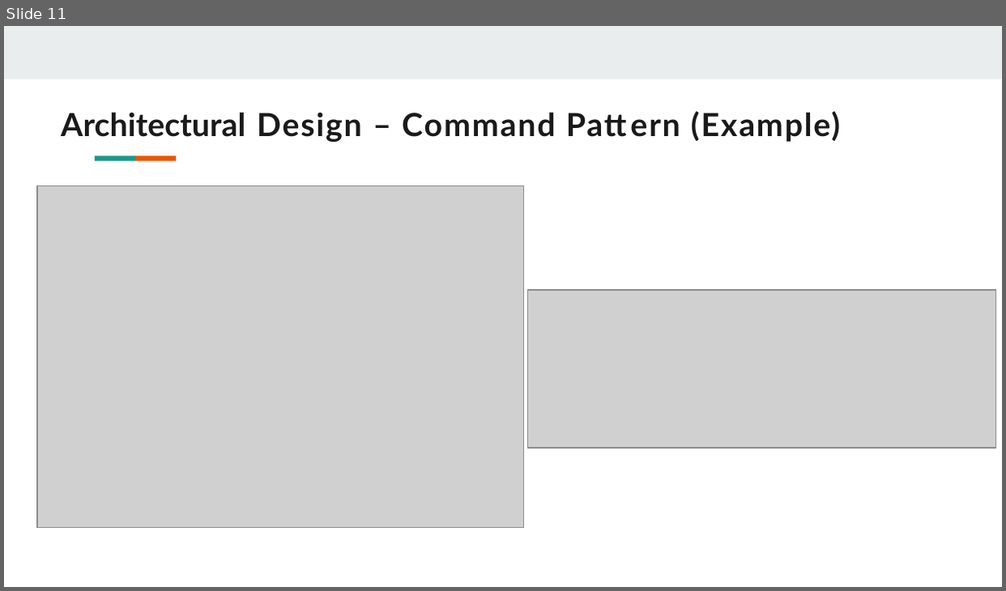
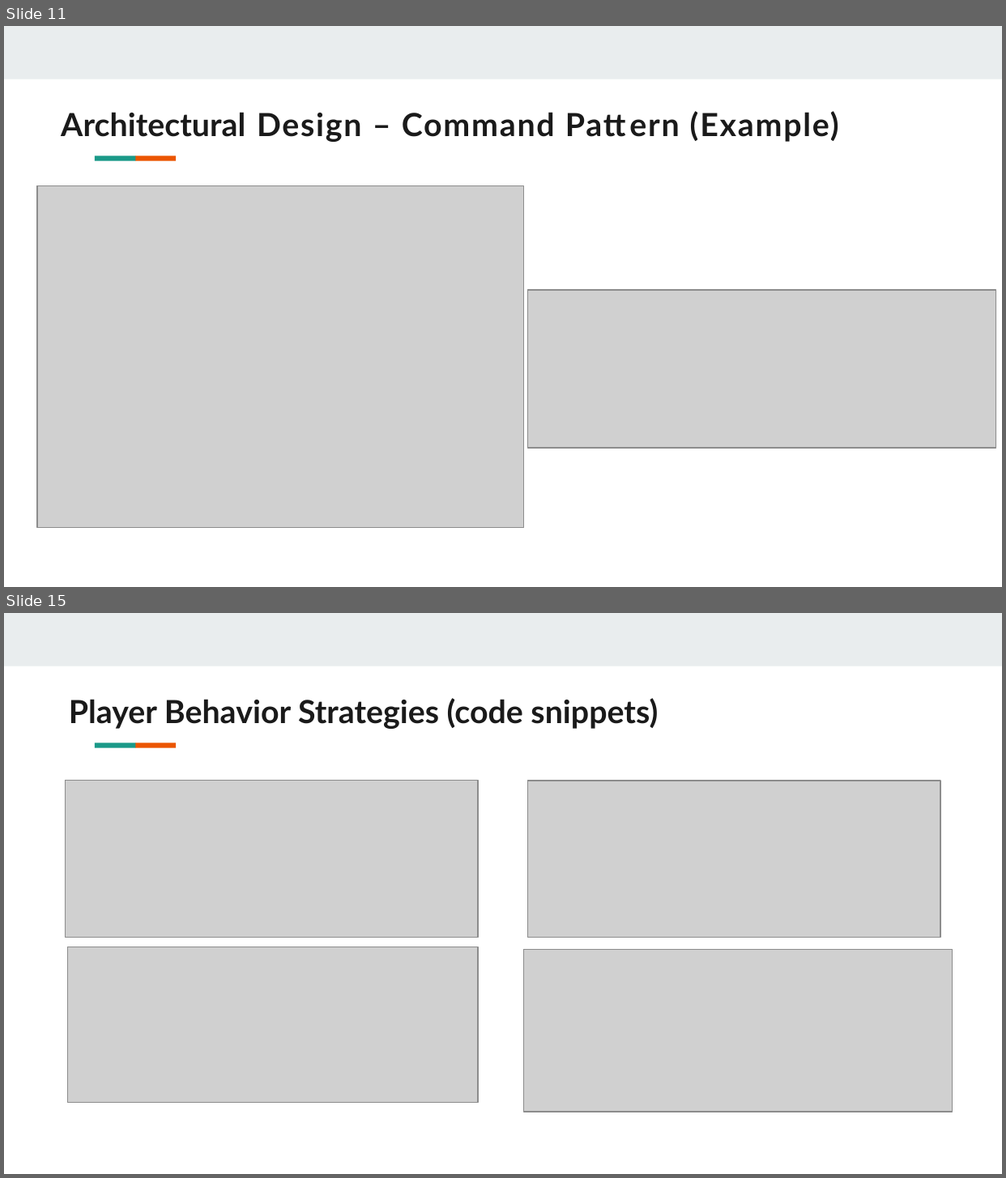
Before and after one commit to abhishekhandacse/SOEN6441-Warzone, a slide deck: documentation/Build 2/Build 2 PPT.pptx. Shown one above the other, each under a label of ours: slide 11 before the commit, slides 11 and 15 after it; the slides between them are not shown. The pictures are 1006x591 and 1006x1178 pixels, drawn with LibreOffice and Linux fonts; fonts in the diff are those of the drawing; grey boxes stand for pictures. Boxes give left, top, right and bottom in pixels: in the first picture for what was removed or moved away, otherwise in the second. Text is boxed around its words. In the diff, an @@ line names an element or a change of style, - is before the commit and + after.

```diff
--- a/documentation/Build 2/Build 2 PPT.pptx
+++ b/documentation/Build 2/Build 2 PPT.pptx
@@ slide 15 added at bbox=[4, 613, 1002, 1174], background #FFFFFF; not listed: 3 template elements that a slide beside it also shows @@
@@ title added at bbox=[69, 698, 658, 729], 23 pt, text #1A1A1A, bold @@
+Player Behavior Strategies (code snippets)
@@ picture added at bbox=[65, 781, 478, 937] @@
@@ picture added at bbox=[528, 781, 940, 937] @@
@@ picture added at bbox=[68, 948, 478, 1103] @@
@@ picture added at bbox=[524, 949, 952, 1112] @@
@@ slide 11 changed as well @@
@@ title "Architectural Design – Command Pattern ..." at bbox=[61, 111, 839, 142]: letter spacing 1.1 to 1 pt in "Design – Command Pattern (Example)" @@
```
Also in this commit, not shown: 11 other slides changed, 5 other slides added, 4 other files.
